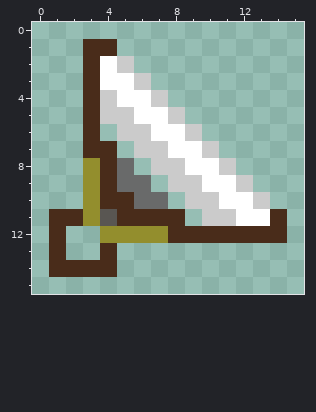
File history of a pixel-art sprite, game/art/Mirror.png. The picture above is the old version.
The file is 16x16 pixels.
After the commit:
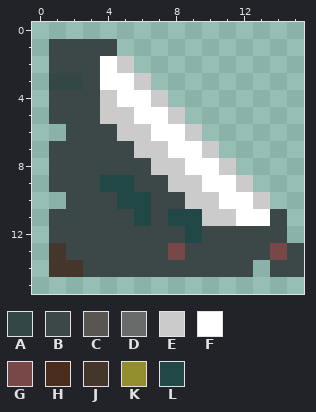
Palette (. is transparent): A #334747  B #3c4747  C #595652  D #696a6a  E #cbcbcb  F #ffffff  G #784747  H #492c1a  J #44362b  K #938e2d  L #224747
Commit message: more mirror types, light propagation
Change:
@@ x 0..15 @@
  0 ................
- 1 ...HH...........
- 2 ...HFE..........
- 3 ...HFFE.........
- 4 ...HEFFE........
- 5 ...HEEFFE.......
- 6 ...H.EEFFE......
- 7 ...HH.EEFFE.....
- 8 ...KHD.EEFFE....
- 9 ...KHDD.EEFFE...
-10 ...KHHDD.EEFFE..
-11 .HHKCHHHH.EEFFH.
-12 .H..KKKKHHHHHHH.
-13 .H..H...........
-14 .HHHH...........
+ 1 .BBBB...........
+ 2 .BBBFE..........
+ 3 .AABFFE.........
+ 4 .BBBEFFE........
+ 5 .BBBEEFFE.......
+ 6 ..BBBEEFFE......
+ 7 .BBBBBEEFFE.....
+ 8 .BBBBBBEEFFE....
+ 9 .BBBLLBBEEFFE...
+10 ..BBBLLBBEEFFE..
+11 .BBBBBLBLLEEFFB.
+12 .BBBBBBBBLBBBBB.
+13 .JBBBBBBGBBBBBGB
+14 .JJBBBBBBBBBB.BB
 15 ................
Boxes around the changes in both pictures, in picture pixels (x1, y1, x2, y2):
changed: (49, 39, 304, 277)
